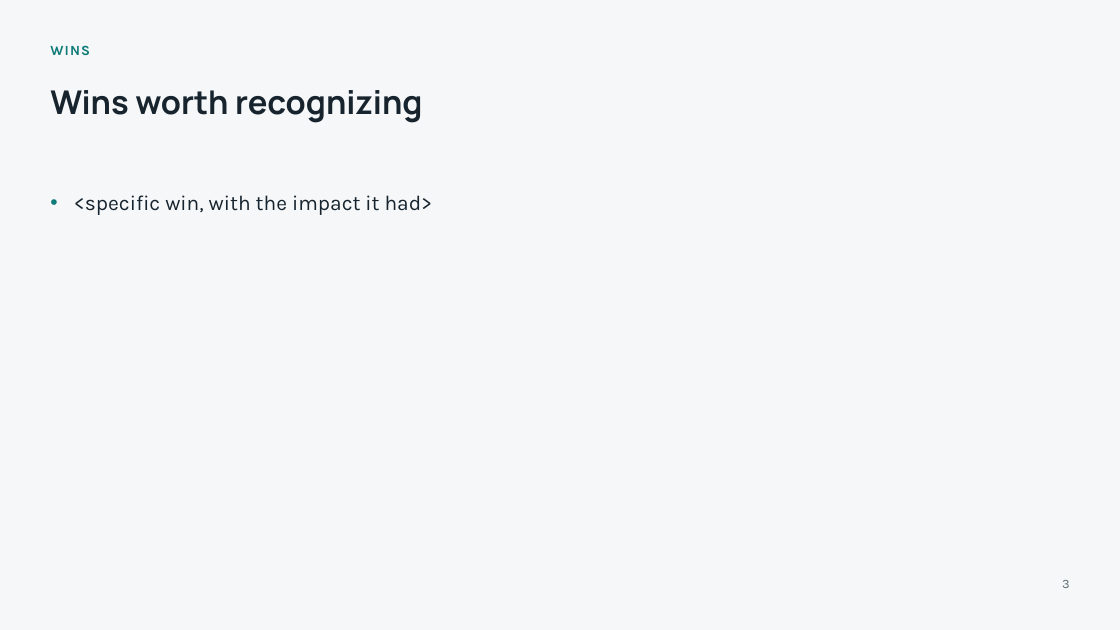
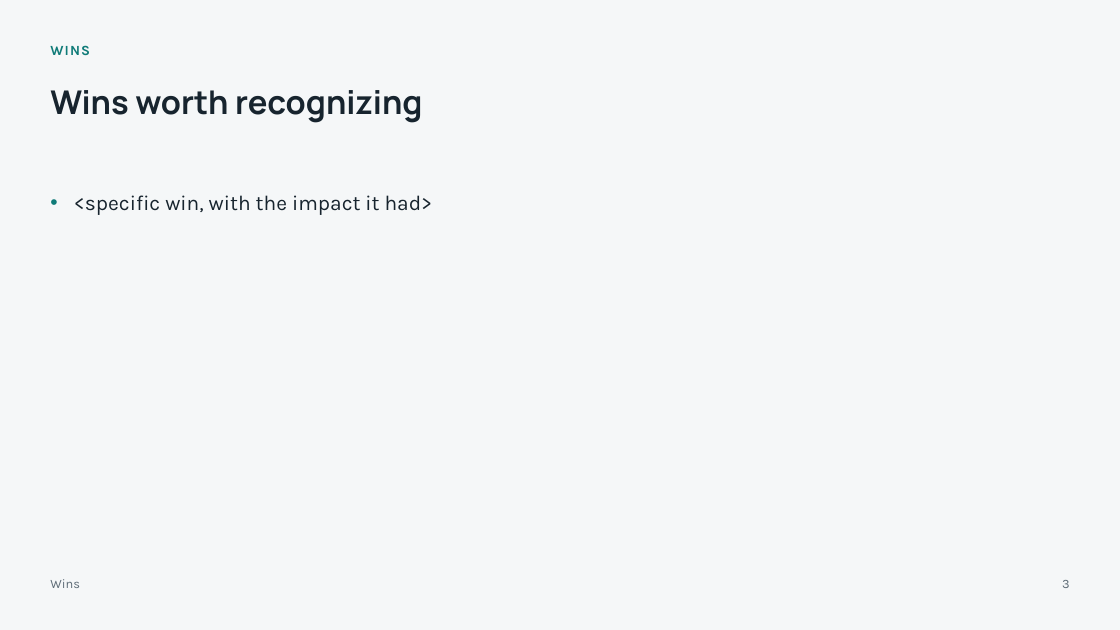
Before and after one commit to vinivaliati/vinivaliati-ai-template, a slide deck: slide 3 of skills/presentations/assets/one-on-one.pptx. Drawn at 1120x630 pixels with LibreOffice and Linux fonts; fonts in the diff are those of the drawing. Boxes give left, top, right and bottom in pixels: in the first picture for what was removed or moved away, otherwise in the second. Text is boxed around its words. In the diff, an @@ line names an element or a change of style, - is before the commit and + after.

```diff
--- a/skills/presentations/assets/one-on-one.pptx
+++ b/skills/presentations/assets/one-on-one.pptx
@@ text added at <box>50,579,80,588</box>, 11 pt, text #5E6C77 @@
+Wins
```
Also in this commit, not shown: 4 other slides changed, 29 other files.
